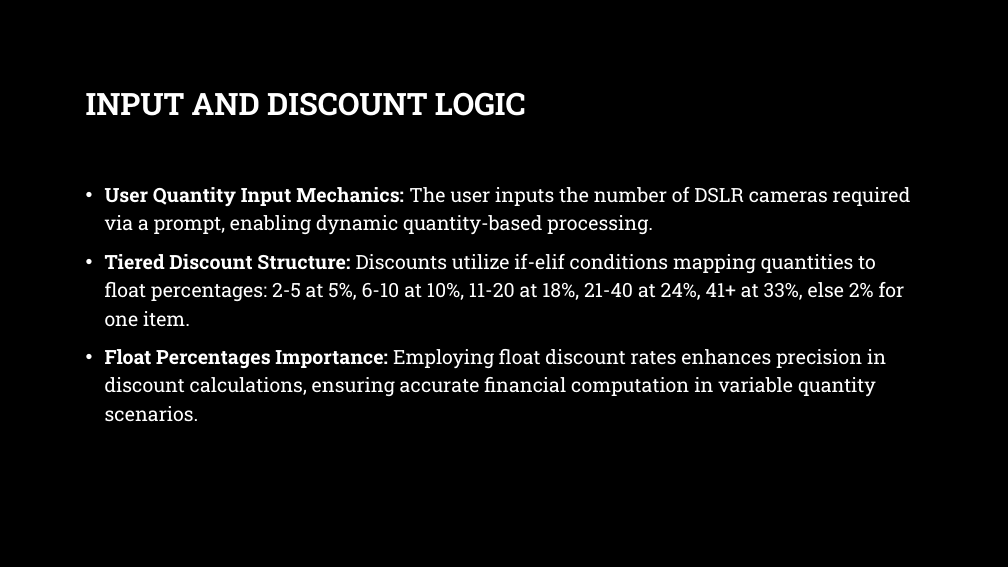
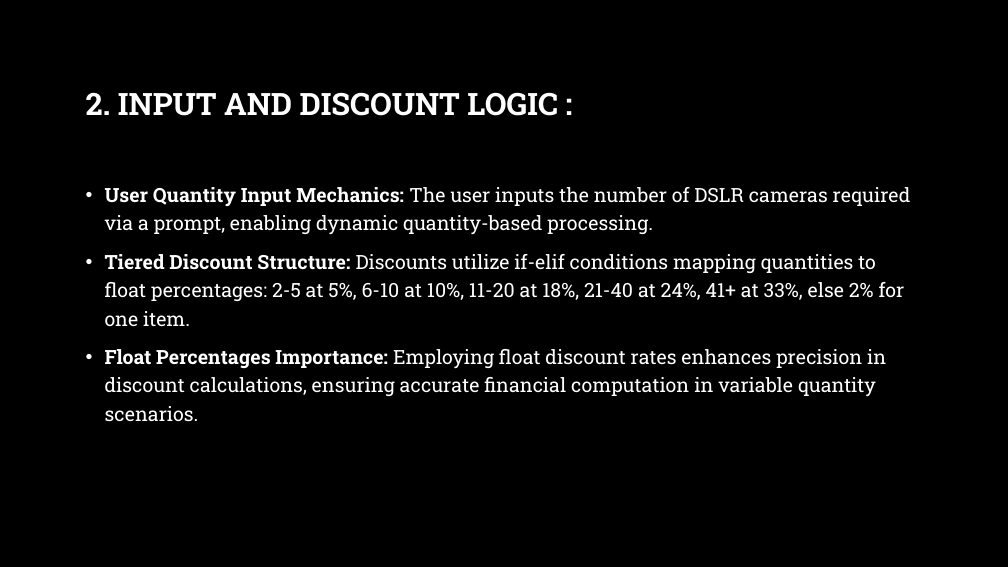
Before and after one commit to mahi2008324/BILLING_project, a slide deck: slide 4 of Billing.ppt.pptx. Drawn at 1008x567 pixels with LibreOffice and Linux fonts; fonts in the diff are those of the drawing; background and template pictures are left out. Boxes give left, top, right and bottom in pixels: in the first picture for what was removed or moved away, otherwise in the second. Text is boxed around its words. In the diff, an @@ line names an element or a change of style, - is before the commit and + after.

```diff
--- a/Billing.ppt.pptx
+++ b/Billing.ppt.pptx
@@ title at [86,92,558,116]: text changed @@
-INPUT AND DISCOUNT LOGIC
+2. INPUT AND DISCOUNT LOGIC :
```
Also in this commit, not shown: 6 other slides changed, 2 slides added, 2 other files.
